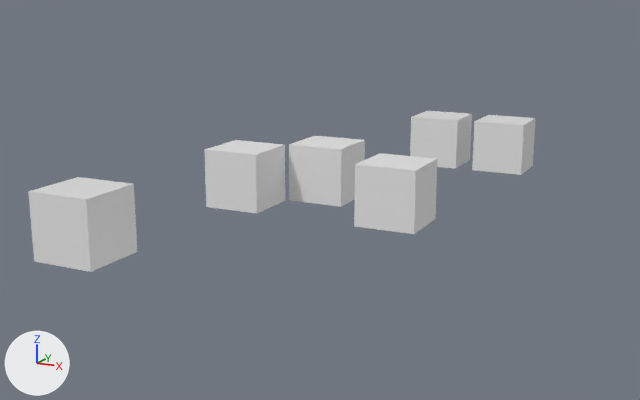
The Blender file cubes.blend as it was, and as the next commit left it.
Camera for both pictures: a 50 mm lens placed at (10.1, -18.5, 6.7), pointed at (-2.5, 7.0, -0.5). The axes (+X, +Y, +Z) are drawn at lower left. The lights are the same throughout.

The older version as bpy lines, for what is in view:
```python
me_cube = bpy.data.meshes.new('Cube')
me_cube.from_pydata(...)  # a box spanning x -1.0..1.0, y -1.0..1.0, z -1.0..1.0
me_cube.materials.append(mat_material)  # white #e7e7e7
me_cube_001 = bpy.data.meshes.new('Cube.001')
me_cube_001.from_pydata(...)  # a box spanning x -1.0..1.0, y -1.0..1.0, z -1.0..1.0
me_cube_001.materials.append(mat_material_001)  # white #e7e7e7
me_cube_002 = bpy.data.meshes.new('Cube.002')
me_cube_002.from_pydata(...)  # a box spanning x -1.0..1.0, y -1.0..1.0, z -1.0..1.0
me_cube_002.materials.append(mat_material_002)  # white #e7e7e7
ob_forearm = bpy.data.objects.new('forearm', me_cube_002)
ob_forearm.location = (-6.37, 0.0, 0.0)
ob_forearm1 = bpy.data.objects.new('forearm1', me_cube_001)
ob_forearm1.parent = ob_torso
ob_forearm1.location = (2.7, 0.0, 0.0)
ob_torso = bpy.data.objects.new('torso', me_cube)
ob_torso.location = (-1.69, 16.97, 0.0)
# also in view: 'elbow' at (0.1, 7.2, 0.0); 'shoulderLeft1' at (-5.4, 7.2, 0.0); 'armLeft1' at (-3.3, 9.2, 0.0)
```
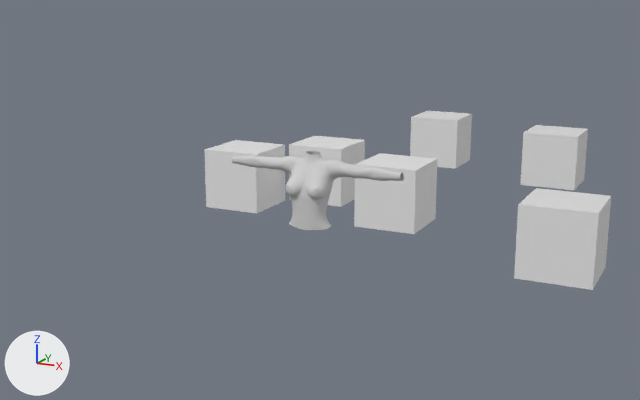
Diff of the bpy script that builds the scene:
```diff
--- a/cubes.blend.py
+++ b/cubes.blend.py
@@ mat_mat_body_upper @@
+mat_mat_body_upper = diffuse_material('mat_body_upper')
+mat_mat_body_upper.base_color = (0.64, 0.64, 0.64)  # light grey #d1d1d1
@@ me_ru2body_upper_rc_3_ru2body_upper_rc_3_001 @@
+me_ru2body_upper_rc_3_ru2body_upper_rc_3_001.from_pydata(...)  # 3315 vertices, 3290 faces; spans x -0.616..0.616, y 1.138..1.631, z -0.1..0.151
+me_ru2body_upper_rc_3_ru2body_upper_rc_3_001.materials.append(mat_mat_body_upper)  # light grey #d1d1d1
@@ ob_forearm1 @@
 ob_forearm1 = bpy.data.objects.new('forearm1', me_cube_001)
-ob_forearm1.parent = ob_torso
-ob_forearm1.location = (2.7, 0.0, 0.0)
+ob_forearm1.location = (5.906, 4.474, 0.0)
@@ ob_forearm @@
 ob_forearm = bpy.data.objects.new('forearm', me_cube_002)
-ob_forearm.location = (-6.37, 0.0, 0.0)
+ob_forearm.location = (3.42, 15.21, 0.0)
@@ ob_forearm2 @@
+ob_forearm2 = bpy.data.objects.new('forearm2', me_ru2body_upper_rc_3_ru2body_upper_rc_3_001)
+ob_forearm2.location = (0.0, 1.48, -4.19)
+ob_forearm2.rotation_euler = (1.571, 0.0, 0.0)  # degrees (90, 0, 0)
+ob_forearm2.scale = (3.96, 3.96, 3.96)
```

What differs and where, as boxes (x1, y1, x2, y2) in the pictures (640 x 400 px):
'forearm', moved
    before: (28, 177, 137, 272)
    after: (520, 125, 588, 190)
'forearm1', moved
    before: (472, 115, 536, 175)
    after: (514, 188, 611, 290)
'forearm2', added
    after: (232, 151, 404, 230)
